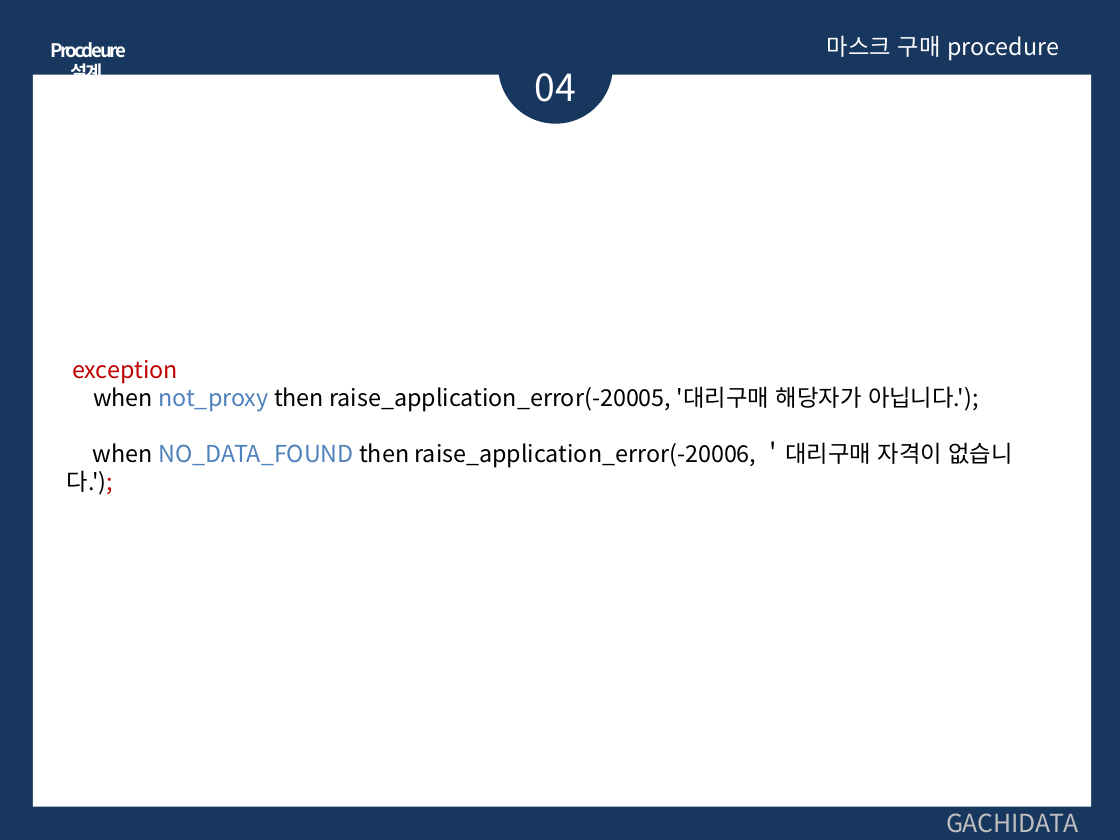
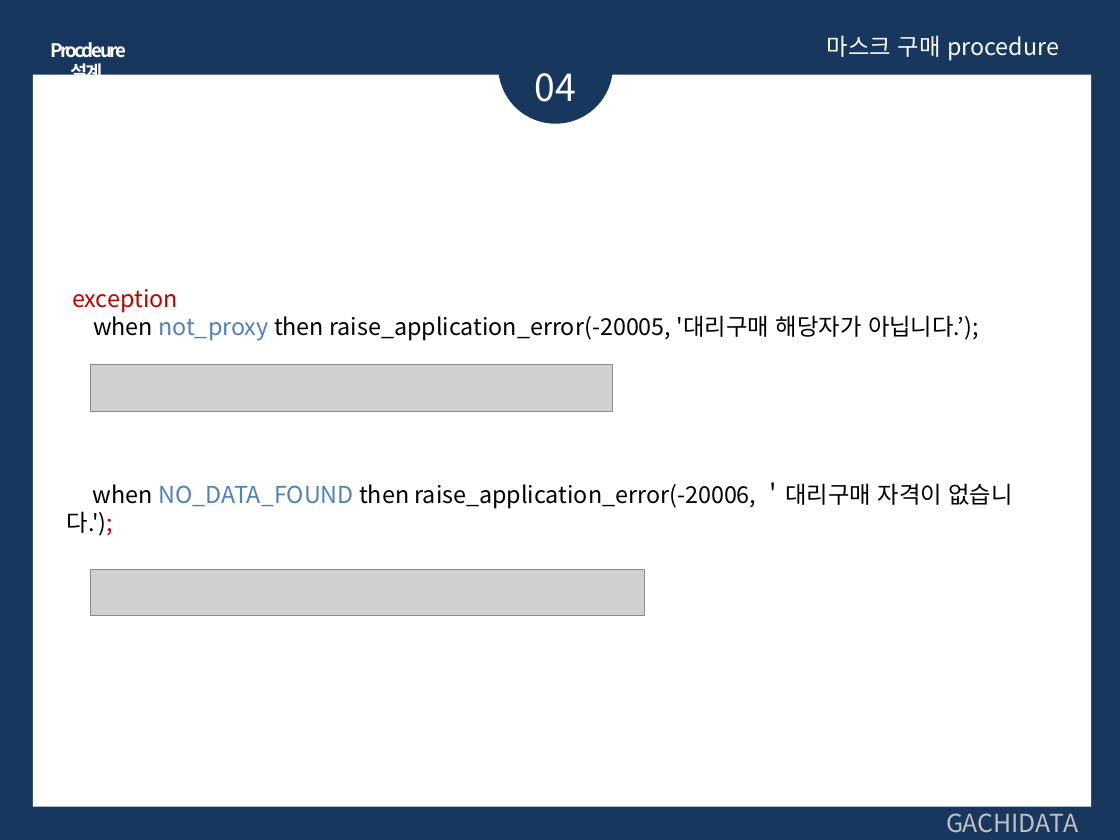
Before and after one commit to Monoreil/edu-sql, a slide deck: slide 23 of 11차SQL_hyeongmin.pptx. Drawn at 1120x840 pixels with LibreOffice and Linux fonts; fonts in the diff are those of the drawing; grey boxes stand for pictures. Boxes give left, top, right and bottom in pixels: in the first picture for what was removed or moved away, otherwise in the second. Text is boxed around its words. In the diff, an @@ line names an element or a change of style, - is before the commit and + after.

```diff
--- a/11차SQL_hyeongmin.pptx
+++ b/11차SQL_hyeongmin.pptx
@@ text "exception": place and size @@
-text "exception" at <box>67,360,1013,495</box>
+text "exception" at <box>67,289,1013,536</box>
@@ text at <box>93,312,979,341</box>: text changed @@
-when not_proxy then raise_application_error(-20005, '대리구매 해당자가 아닙니다.');
+when not_proxy then raise_application_error(-20005, '대리구매 해당자가 아닙니다.’);
@@ picture added at <box>91,364,614,411</box> @@
@@ picture added at <box>91,570,645,616</box> @@
```
Also in this commit, not shown: 6 other slides changed, 1 other file.
